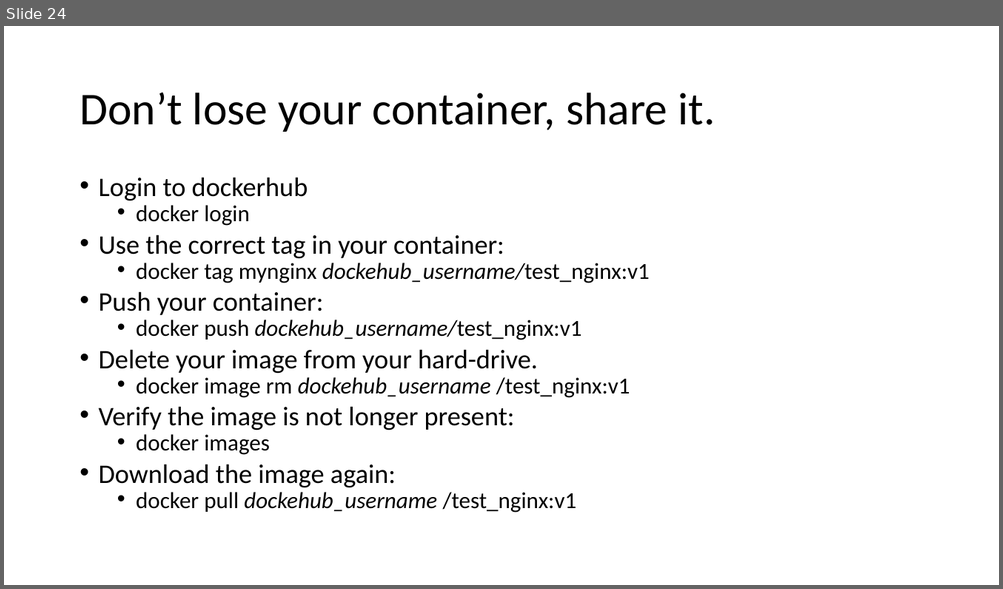
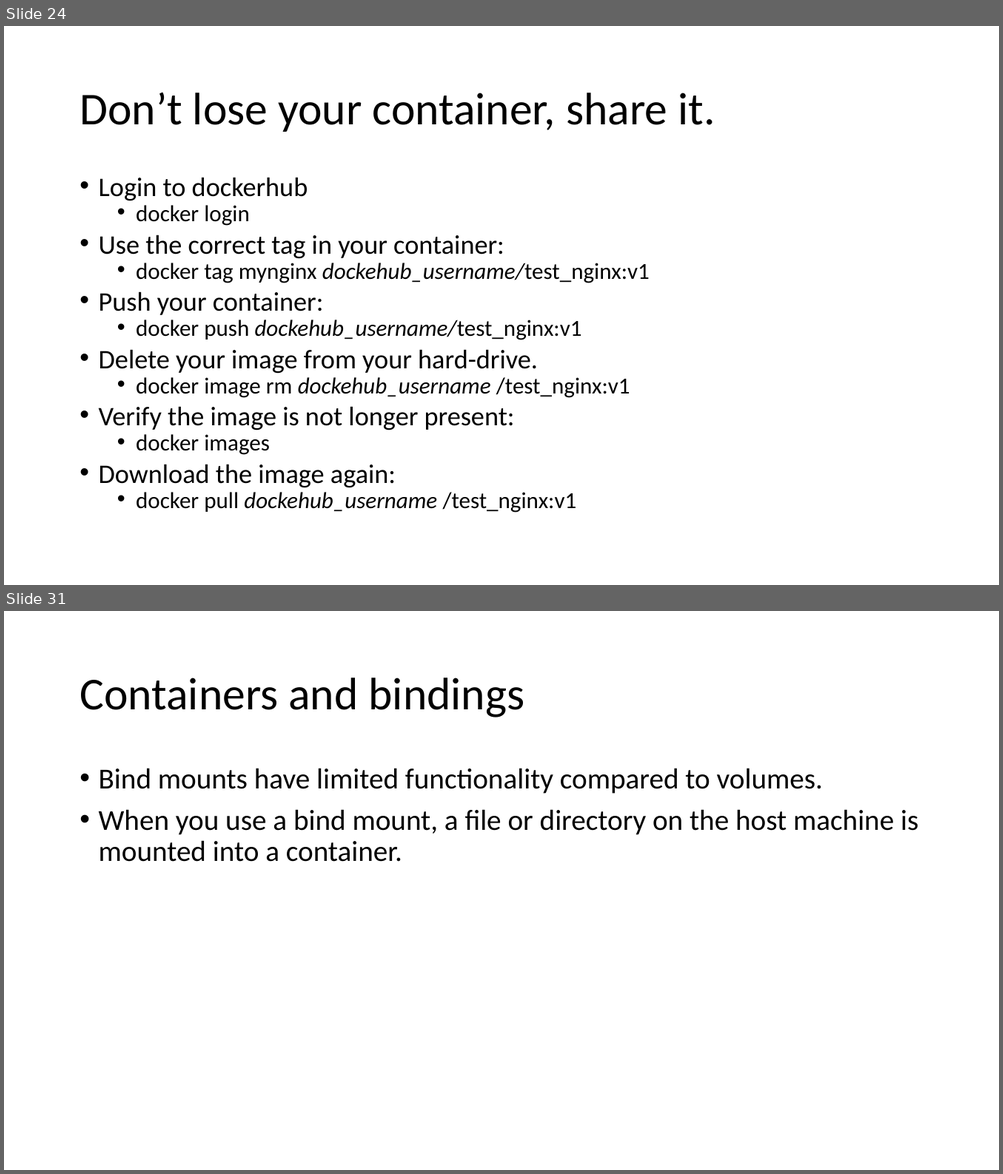
Before and after one commit to rogerscuall/docker-presentation, a slide deck: Docker presentation.pptx. Shown one above the other, each under a label of ours: slide 24 before the commit, slides 24 and 31 after it; the slides between them are not shown. The pictures are 1003x589 and 1003x1174 pixels, drawn with LibreOffice and Linux fonts; fonts in the diff are those of the drawing. Boxes give left, top, right and bottom in pixels: in the first picture for what was removed or moved away, otherwise in the second. Text is boxed around its words. In the diff, an @@ line names an element or a change of style, - is before the commit and + after.

Commit message:
adding network and starting with storage. Volumes are ready binds are not.

```diff
--- a/Docker presentation.pptx
+++ b/Docker presentation.pptx
@@ slide 31 added at (4, 611, 999, 1170), background #FFFFFF @@
@@ title added at (79, 678, 525, 718), 44 pt, text #000000 @@
+Containers and bindings
@@ text added at (99, 768, 918, 862), 28 pt, text #000000 @@
+• Bind mounts have limited functionality compared to volumes.
+• When you use a bind mount, a file or directory on the host machine is mounted into a container.
```
Also in this commit, not shown: 6 other slides added, 1 slide removed, 3 other files.
